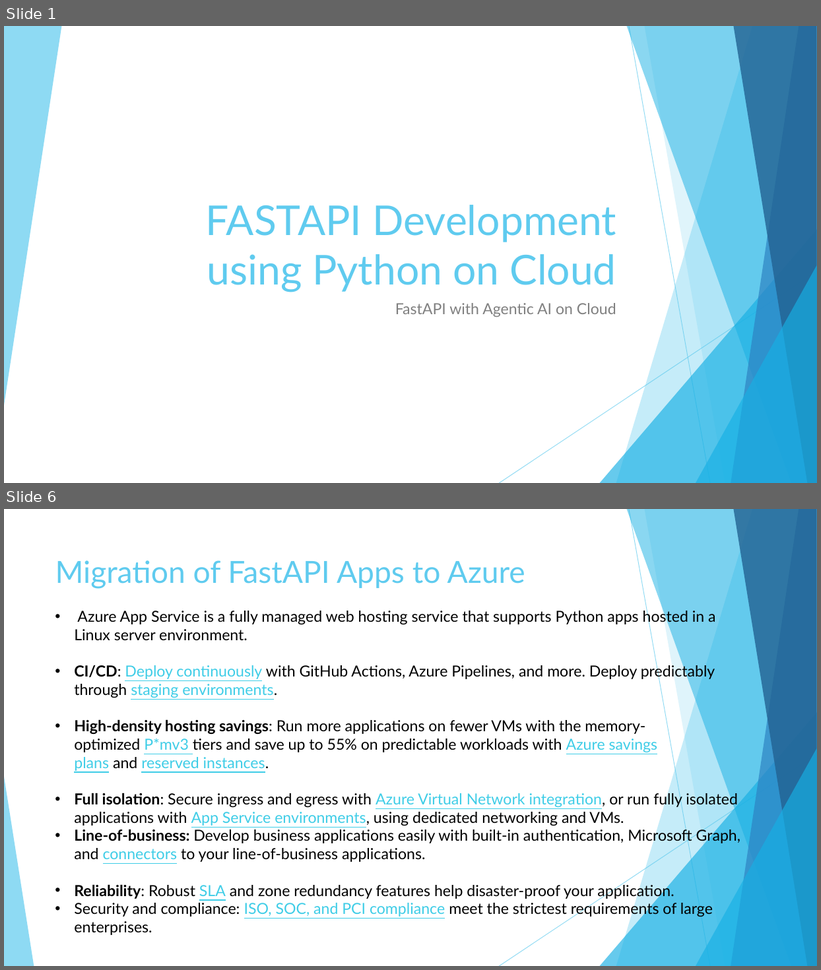
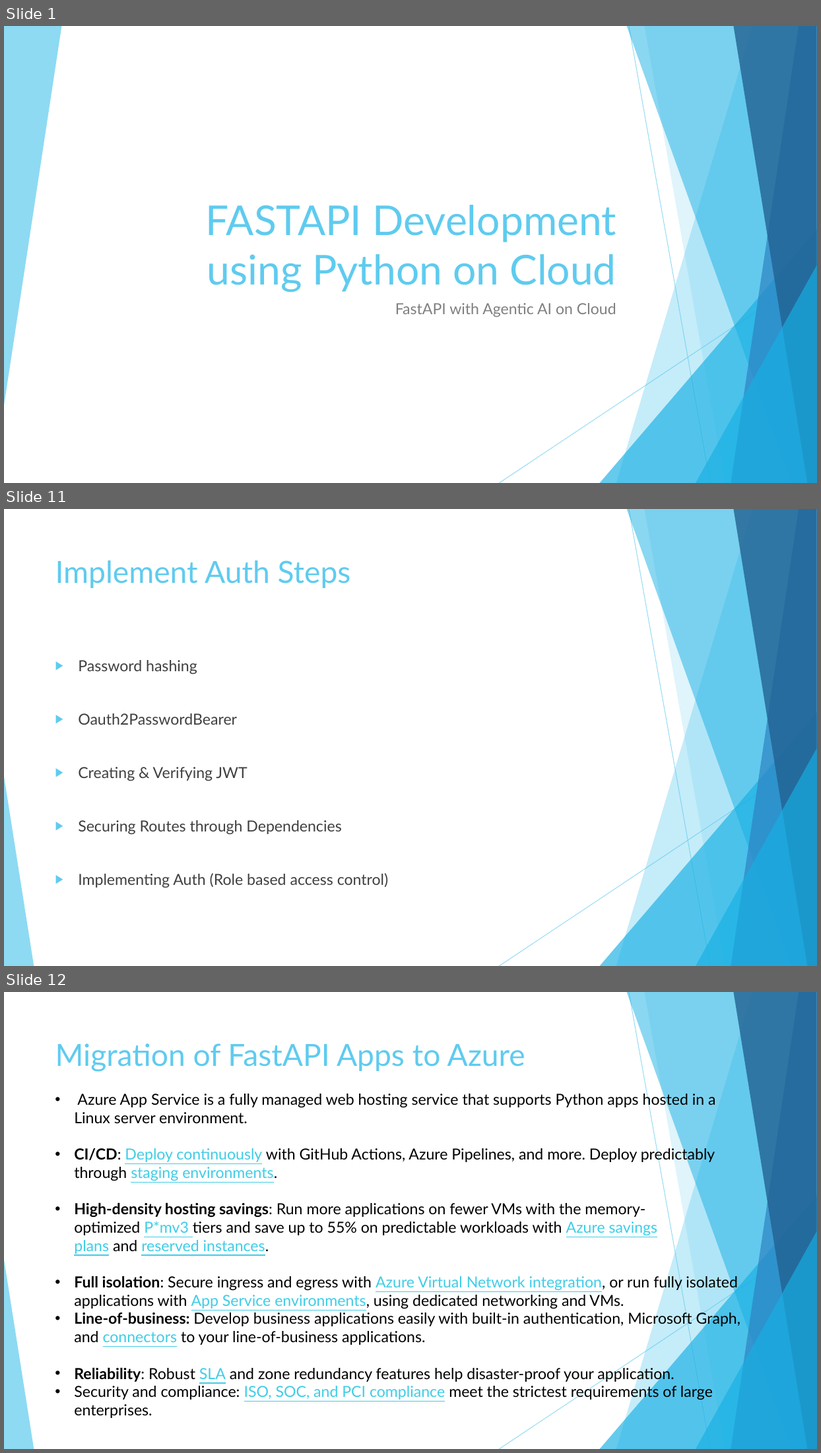
Before and after one commit to imcuteani/FastAPI-PythonAI-Development, a slide deck: Slides/Day-3/FASTAPI Development using Python on Cloud-Day3.pptx. Shown one above the other, each under a label of ours: slides 1 and 6 before the commit, slides 1, 11 and 12 after it; the slides between them are not shown. The pictures are 821x970 and 821x1453 pixels, drawn with LibreOffice and Linux fonts; fonts in the diff are those of the drawing. Boxes give left, top, right and bottom in pixels: in the first picture for what was removed or moved away, otherwise in the second. Text is boxed around its words. In the diff, an @@ line names an element or a change of style, - is before the commit and + after.

```diff
--- a/Slides/Day-3/FASTAPI Development using Python on Cloud-Day3.pptx
+++ b/Slides/Day-3/FASTAPI Development using Python on Cloud-Day3.pptx
@@ slide 11 added at (x1=4, y1=509, x2=817, y2=966), background #FFFFFF; not listed: 10 template elements that a slide beside it also shows @@
@@ title added at (x1=55, y1=560, x2=351, y2=588), 36 pt, text #5FCBEF @@
+Implement Auth Steps
@@ text added at (x1=78, y1=660, x2=389, y2=888), 18 pt, text #404040 @@
+▶ Password hashing
+▶ Oauth2PasswordBearer
+▶ Creating & Verifying JWT
+▶ Securing Routes through Dependencies
+▶ Implementing Auth (Role based access control)
@@ what was slide 6 is now slide 12 @@
```
Also in this commit, not shown: 3 slides changed, 11 other slides added, 8 other files.
